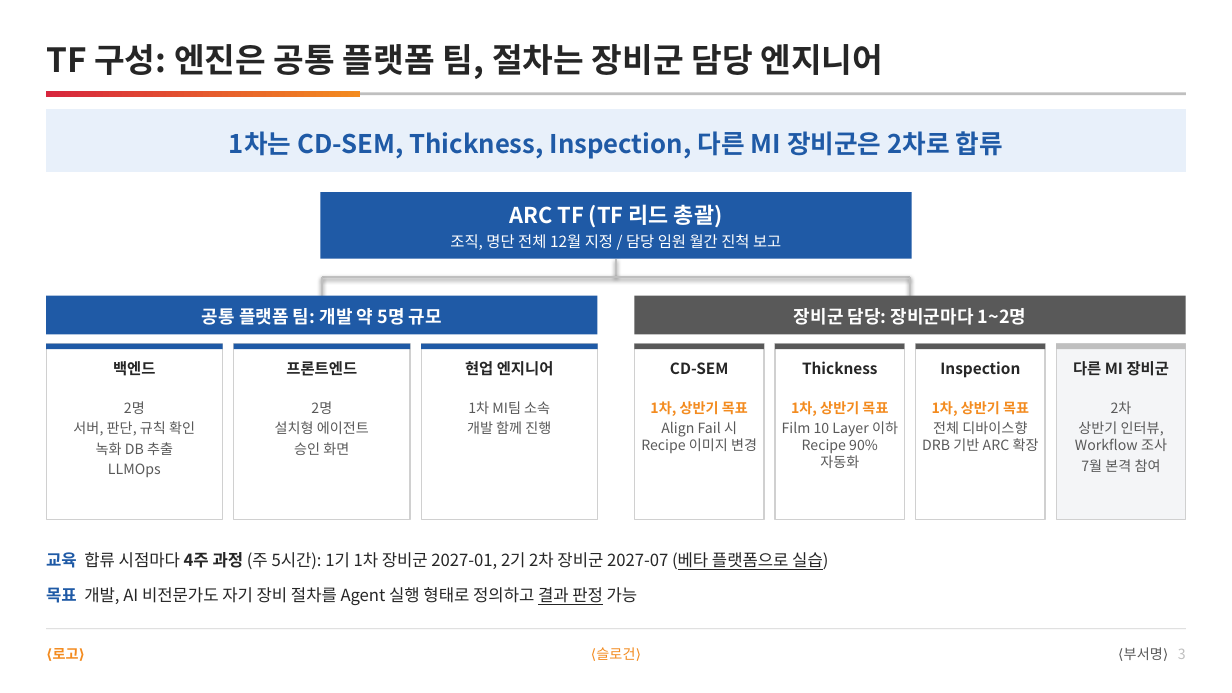
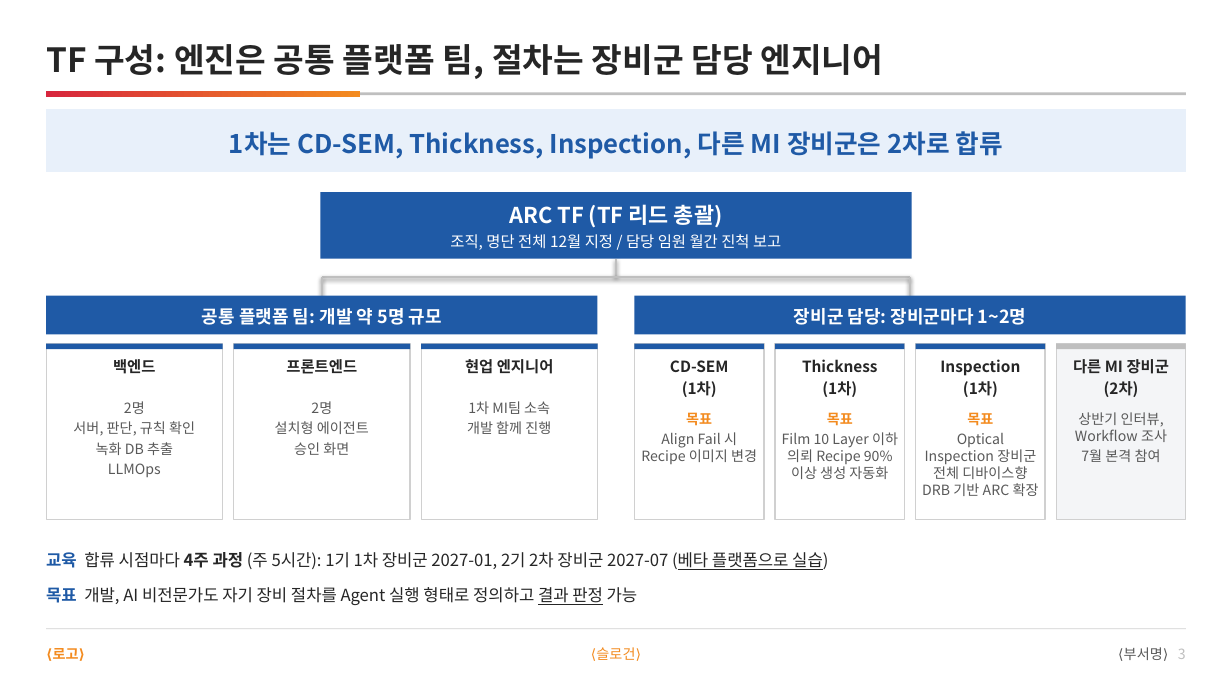
Before and after one commit to DarrenKoi/pm_notes, a slide deck: slide 3 of my-task/arc-tf/deliverables/arc-tf-team-full.pptx. Drawn at 1232x693 pixels with LibreOffice and Linux fonts; fonts in the diff are those of the drawing. Boxes give left, top, right and bottom in pixels: in the first picture for what was removed or moved away, otherwise in the second. Text is boxed around its words. In the diff, an @@ line names an element or a change of style, - is before the commit and + after.

```diff
--- a/my-task/arc-tf/deliverables/arc-tf-team-full.pptx
+++ b/my-task/arc-tf/deliverables/arc-tf-team-full.pptx
@@ fill #595959 to #1F5AA6 in 4 elements at [635,296,1187,335], [635,344,764,349], [775,344,905,349], [916,344,1045,349] @@
@@ text at [682,381,717,397]: paragraph added @@
+(1차)
@@ text at [822,381,857,397]: paragraph added @@
+(1차)
@@ text at [963,381,998,397]: paragraph added @@
+(1차)
@@ text at [1104,381,1139,397]: paragraph added @@
+(2차)
@@ text "목표": place and size @@
-text "목표" at [641,401,757,453]
+text "목표" at [641,412,757,464]
@@ text at [686,412,712,426]: text changed @@
-1차, 상반기 목표
+목표
@@ text at [782,412,898,479]: text changed @@
-1차, 상반기 목표
-Film 10 Layer 이하 Recipe 90% 자동화
+목표
+Film 10 Layer 이하 의뢰 Recipe 90% 이상 생성 자동화
@@ text at [922,412,1039,496]: text changed @@
-1차, 상반기 목표
-전체 디바이스향 DRB 기반 ARC 확장
+목표
+Optical Inspection 장비군 전체 디바이스향 DRB 기반 ARC 확장
@@ text "상반기 인터뷰, Workflow 조사": place and size @@
-text "상반기 인터뷰, Workflow 조사" at [1075,401,1167,472]
+text "상반기 인터뷰, Workflow 조사" at [1075,412,1167,462]
@@ text at [1075,412,1167,442]: less space between paragraphs @@
@@ text at [1111,401,1132,414]: paragraph removed @@
-2차
```
Also in this commit, not shown: 11 other slides changed, 13 other files.
